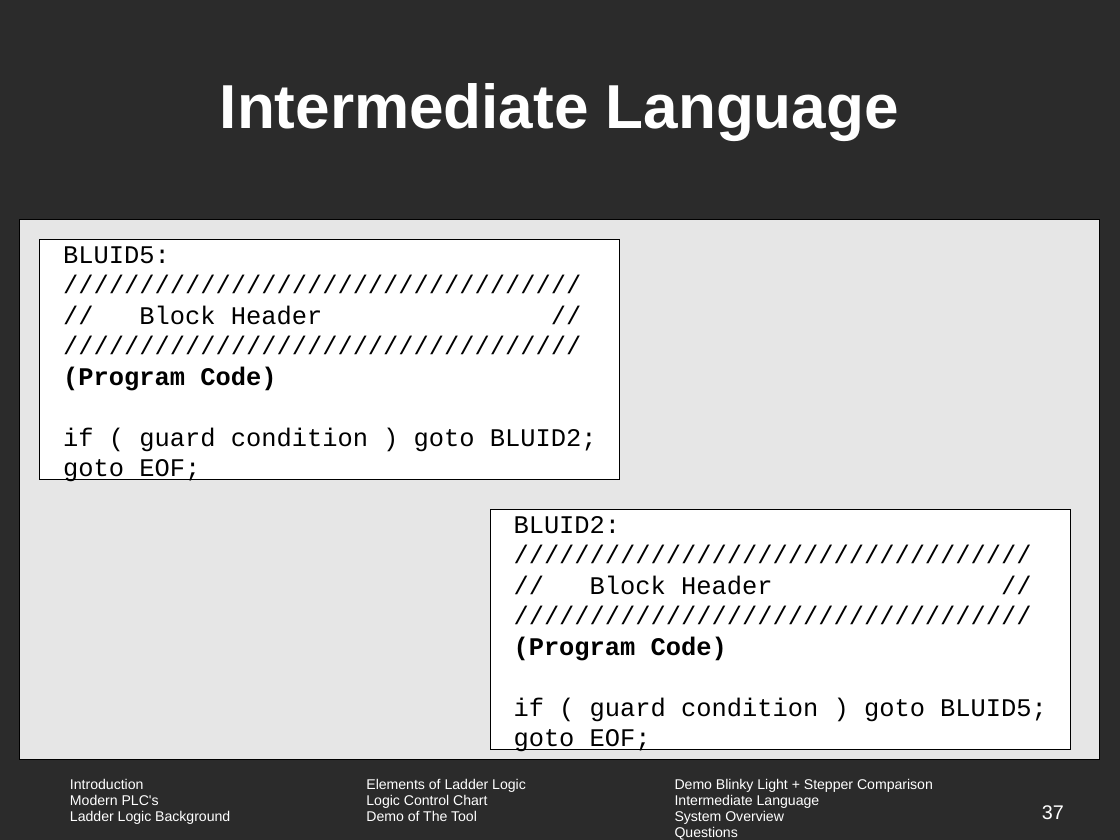
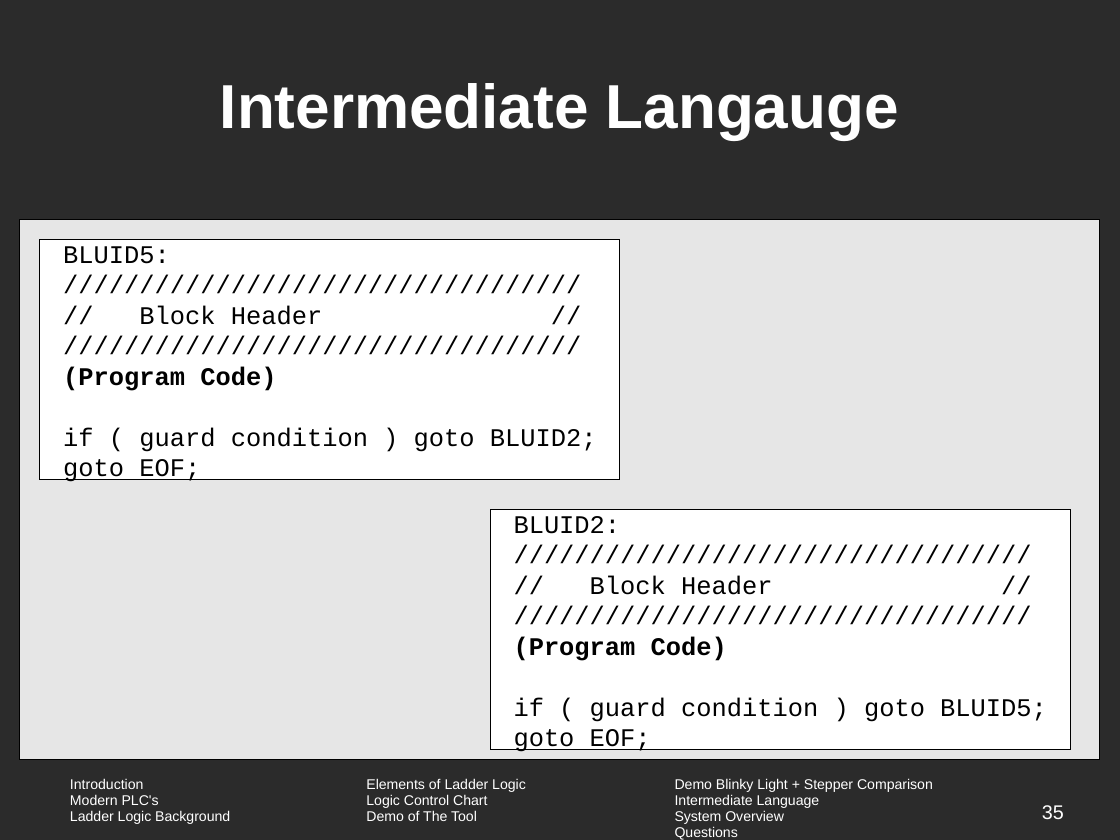
Before and after one commit to vortex-5/plcthesis, a slide deck: slide 35 of presentation/Seminar.odp (slide 37 before the commit). Drawn at 1120x840 pixels with LibreOffice and Linux fonts; fonts in the diff are those of the drawing; background and template pictures are left out; a plain dark background stands for a picture behind light text. Boxes give left, top, right and bottom in pixels: in the first picture for what was removed or moved away, otherwise in the second. Text is boxed around its words. In the diff, an @@ line names an element or a change of style, - is before the commit and + after.

```diff
--- a/presentation/Seminar.odp
+++ b/presentation/Seminar.odp
@@ title at [220,83,899,139]: text changed @@
-Intermediate Language
+Intermediate Langauge
@@ page number at [1042,805,1064,819]: text changed @@
-37
+35
```
Also in this commit, not shown: 3 other slides changed, 4 slides removed, 5 other files.
